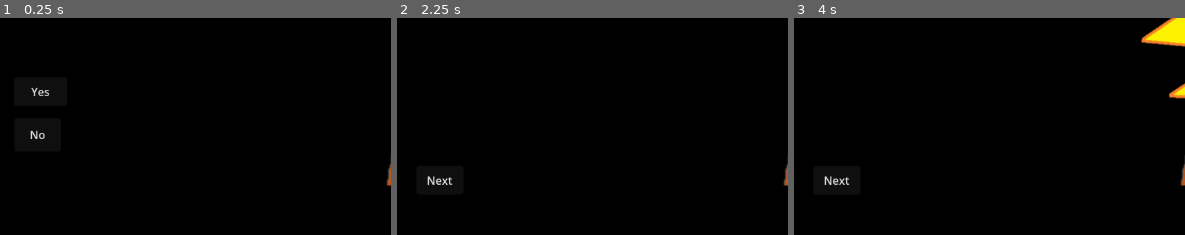
Above: before the commit, frames 1-3 (left to right).
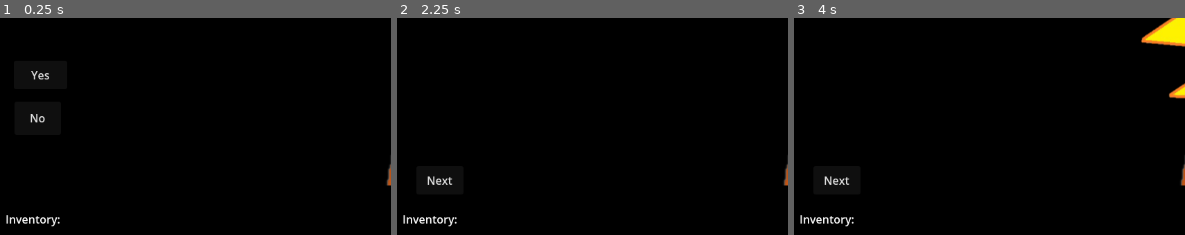
Above: after the commit, the same moments.

Repository: Do-You-Punch-The-Guy-Studios/do-you-punch-the-guy
Game: Godot game, scene res://scenes/the_guy_root_scene.tscn
Two runs of this game, one before a commit and one after it. Both use one fixed random seed, a clock stepped at 60 frames per second and the inputs below.
Inputs:
- Up to frame 1 (0.25 s): no input
- Up to frame 2 (2.25 s): click "Yes" at 0.5 s; click "Next" at 1.25 s; click "Yes" at 2 s
- Up to frame 3 (4 s): click "Next" at 2.75 s; click "Yes" at 3.5 s
The pictures show only the part of the screen within x 0-50%, y 44-94%; the shares and areas given below are measured in that part.

The runs differ from the first frame. In frame 1, 0.7% of the frame differs, in the area x 1-16%, y 24-97%; in frame 2, 0.3%; in frame 3, 0.3%.

Commit message:
INVENTORY!!!

Diff:
--- /dev/null
+++ b/scenes/question3.tscn
@@ -0,0 +1,3 @@
+[gd_scene format=3 uid="uid://css13yeldf4qh"]
+
+[node name="Question3" type="Node2D"]
--- /dev/null
+++ b/scenes/shared-scenes/player-inventory.tscn
@@ -0,0 +1,92 @@
+[gd_scene load_steps=7 format=3 uid="uid://byq300qt4sjkt"]
+
+[ext_resource type="Script" uid="uid://cmjvatvultk05" path="res://scenes/shared-scenes/player_inventory.gd" id="1_6uo77"]
+[ext_resource type="Texture2D" uid="uid://dxj3gd4mi3h5j" path="res://assets/items/beer.png" id="1_bnfq8"]
+[ext_resource type="Texture2D" uid="uid://bactjkusdjs05" path="res://assets/items/icecream.png" id="2_6uo77"]
+[ext_resource type="Texture2D" uid="uid://3am6c3o0ie6n" path="res://assets/items/Punch.png" id="3_1tuda"]
+[ext_resource type="Texture2D" uid="uid://mg2gtc8cocdd" path="res://assets/items/Rudabega.png" id="4_6hsmk"]
+[ext_resource type="Texture2D" uid="uid://nsgaf6mtqe14" path="res://assets/items/taco.png" id="5_fo2pn"]
+
+[node name="PlayerInventory" type="Node2D"]
+script = ExtResource("1_6uo77")
+
+[node name="Inventory" type="Label" parent="."]
+offset_left = 4.0
+offset_top = 580.0
+offset_right = 340.0
+offset_bottom = 644.0
+text = "Inventory:"
+
+[node name="Beer" type="Sprite2D" parent="."]
+visible = false
+position = Vector2(141, 603)
+scale = Vector2(0.72, 0.655)
+texture = ExtResource("1_bnfq8")
+
+[node name="BeerQuantity" type="Label" parent="Beer"]
+visible = false
+offset_left = 63.888885
+offset_top = -38.1679
+offset_right = 106.01851
+offset_bottom = -14.2493515
+scale = Vector2(3, 3)
+text = "X 2"
+
+[node name="Icecream" type="Sprite2D" parent="."]
+visible = false
+position = Vector2(283, 593)
+scale = Vector2(0.815, 0.695)
+texture = ExtResource("2_6uo77")
+
+[node name="IceCreamQuantity" type="Label" parent="Icecream"]
+visible = false
+offset_left = 63.888885
+offset_top = -38.1679
+offset_right = 106.01851
+offset_bottom = -14.2493515
+scale = Vector2(3, 3)
+text = "X 2"
+
+[node name="Punch" type="Sprite2D" parent="."]
+visible = false
+position = Vector2(365, 579)
+texture = ExtResource("3_1tuda")
+
+[node name="PunchQuantity" type="Label" parent="Punch"]
+visible = false
+offset_left = 126.27777
+offset_top = -92.10675
+offset_right = 168.4074
+offset_bottom = -68.1882
+scale = Vector2(3, 3)
+text = "X 2"
+
+[node name="Rutabaga" type="Sprite2D" parent="."]
+visible = false
+position = Vector2(227.00002, 613)
+scale = Vector2(0.845, 0.69)
+texture = ExtResource("4_6hsmk")
+
+[node name="RutabagaQuantity" type="Label" parent="Rutabaga"]
+visible = false
+offset_left = 63.888885
+offset_top = -38.1679
+offset_right = 106.01851
+offset_bottom = -14.2493515
+scale = Vector2(3, 3)
+text = "X 2"
+
+[node name="Taco" type="Sprite2D" parent="."]
+visible = false
+position = Vector2(477.00006, 596)
+scale = Vector2(0.655, 0.745)
+texture = ExtResource("5_fo2pn")
+
+[node name="TacoQuantity" type="Label" parent="Taco"]
+visible = false
+offset_left = 63.888885
+offset_top = -38.1679
+offset_right = 106.01851
+offset_bottom = -14.2493515
+scale = Vector2(3, 3)
+text = "X 2"
--- /dev/null
+++ b/scenes/shared-scenes/player_inventory.gd
@@ -0,0 +1,40 @@
+extends Node2D
+
+var itemsObject = {"BEER":{}, "ICECREAM":{}, "PUNCH":{}, "RUTABAGA":{}, "TACO":{}}
+
+
+func _ready() -> void:
+	onInit()
+
+func onInit():
+	itemsObject = {"BEER":{}, "ICECREAM":{}, "PUNCH":{}, "RUTABAGA":{}, "TACO":{}}
+	itemsObject.BEER.sprite = $Beer
+	itemsObject.BEER.quantity = 0
+	itemsObject.BEER.quantityLabel = $Beer/BeerQuantity
+	itemsObject.ICECREAM.sprite = $Icecream
+	itemsObject.ICECREAM.quantityLabel = $Icecream/IceCreamQuantity
+	itemsObject.ICECREAM.quantity = 0
+	itemsObject.PUNCH.sprite = $Punch
+	itemsObject.PUNCH.quantityLabel = $Punch/PunchQuantity
+	itemsObject.PUNCH.quantity = 0
+	itemsObject.RUTABAGA.sprite = $Rutabaga
+	itemsObject.RUTABAGA.quantityLabel = $Rutabaga/RutabagaQuantity
+	itemsObject.RUTABAGA.quantity = 0
+	itemsObject.TACO.sprite = $Taco
+	itemsObject.TACO.quantityLabel = $Taco/TacoQuantity
+	itemsObject.TACO.quantity = 0
+# Called every frame. 'delta' is the elapsed time since the previous frame.
+#func _process(delta: float) -> void:
+	#pass
+
+func displayInventory(playerInventory: Array):
+	onInit()
+	playerInventory.sort()
+	for inventoryItem in playerInventory:
+		itemsObject[inventoryItem].quantity += 1
+	print(itemsObject)
+	for item in itemsObject:
+		if(itemsObject[item].sprite.hidden && itemsObject[item].quantity > 0):
+			itemsObject[item].sprite.show()
+		if(itemsObject[item].quantityLabel.hidden && itemsObject[item].quantity > 1):
+			itemsObject[item].quantityLabel.show()
--- a/scenes/the_guy_root_scene.tscn
+++ b/scenes/the_guy_root_scene.tscn
@@ -1,8 +1,9 @@
-[gd_scene load_steps=8 format=3 uid="uid://dpdgxfjdkjtu0"]
+[gd_scene load_steps=9 format=3 uid="uid://dpdgxfjdkjtu0"]
 
 [ext_resource type="Script" uid="uid://cxr8ri44jlfdg" path="res://code/do-you-punch-the-guy-main.gd" id="1_dpvq8"]
 [ext_resource type="Texture2D" uid="uid://cgr27a1b8end5" path="res://assets/black-background.png" id="1_fxs5o"]
 [ext_resource type="Texture2D" uid="uid://b62op58vfseyn" path="res://assets/theGuyBody.png" id="2_o84ic"]
+[ext_resource type="PackedScene" uid="uid://byq300qt4sjkt" path="res://scenes/shared-scenes/player-inventory.tscn" id="2_sc6sm"]
 [ext_resource type="Texture2D" uid="uid://bggywibmcgm6f" path="res://assets/theGuyface.png" id="3_dpvq8"]
 [ext_resource type="Texture2D" uid="uid://6wxse0tkv7q8" path="res://assets/punch-arm.png" id="4_267bx"]
 [ext_resource type="Texture2D" uid="uid://ch242dcvooimx" path="res://assets/pow-effect.png" id="6_267bx"]
@@ -10,6 +11,10 @@
 
 [node name="The Guy Root Scene" type="Node2D"]
 script = ExtResource("1_dpvq8")
+
+[node name="PlayerInventory" parent="." instance=ExtResource("2_sc6sm")]
+z_index = 6
+position = Vector2(27, -4)
 
 [node name="background" type="Sprite2D" parent="."]
 
@@ -62,24 +67,23 @@
 
 [node name="YesButton" type="Button" parent="."]
 offset_left = 43.0
-offset_top = 383.0
+offset_top = 359.0
 offset_right = 120.0
-offset_bottom = 424.0
+offset_bottom = 400.0
 text = "Yes"
-metadata/_edit_use_anchors_ = true
 
 [node name="NoButton" type="Button" parent="."]
 offset_left = 44.0
-offset_top = 442.0
+offset_top = 418.0
 offset_right = 111.0
-offset_bottom = 490.0
+offset_bottom = 466.0
 text = "No"
 
 [node name="Option 3" type="Button" parent="."]
 offset_left = 42.0
-offset_top = 506.0
+offset_top = 482.0
 offset_right = 545.0
-offset_bottom = 555.0
+offset_bottom = 531.0
 text = "Option 3"
 
 [node name="NextButton" type="Button" parent="."]
Not shown, added: scenes/shared-scenes/player_inventory.gd.uid
Not shown, added: scenes/shared-scenes/player-inventory.tscn53734849309.tmp
